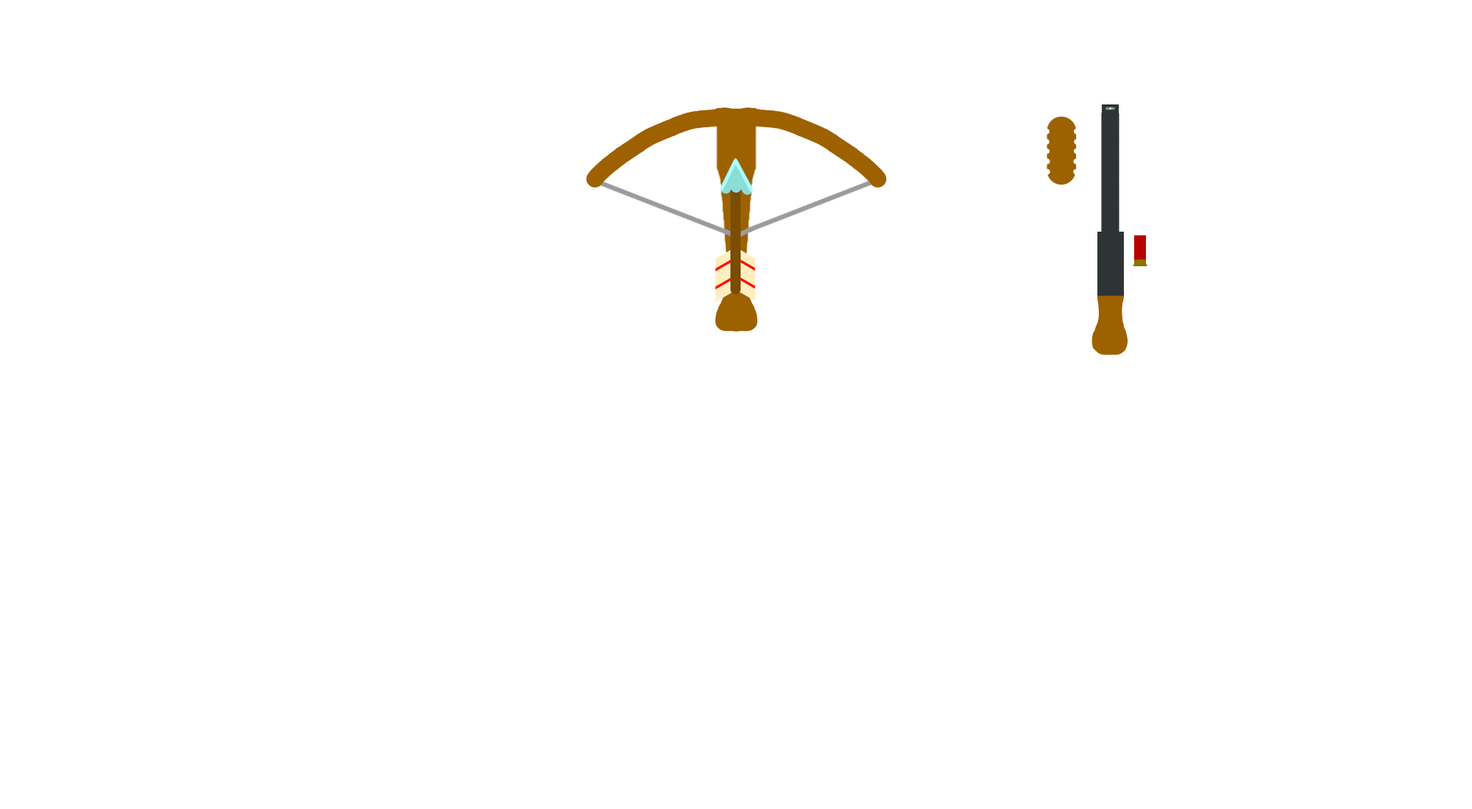
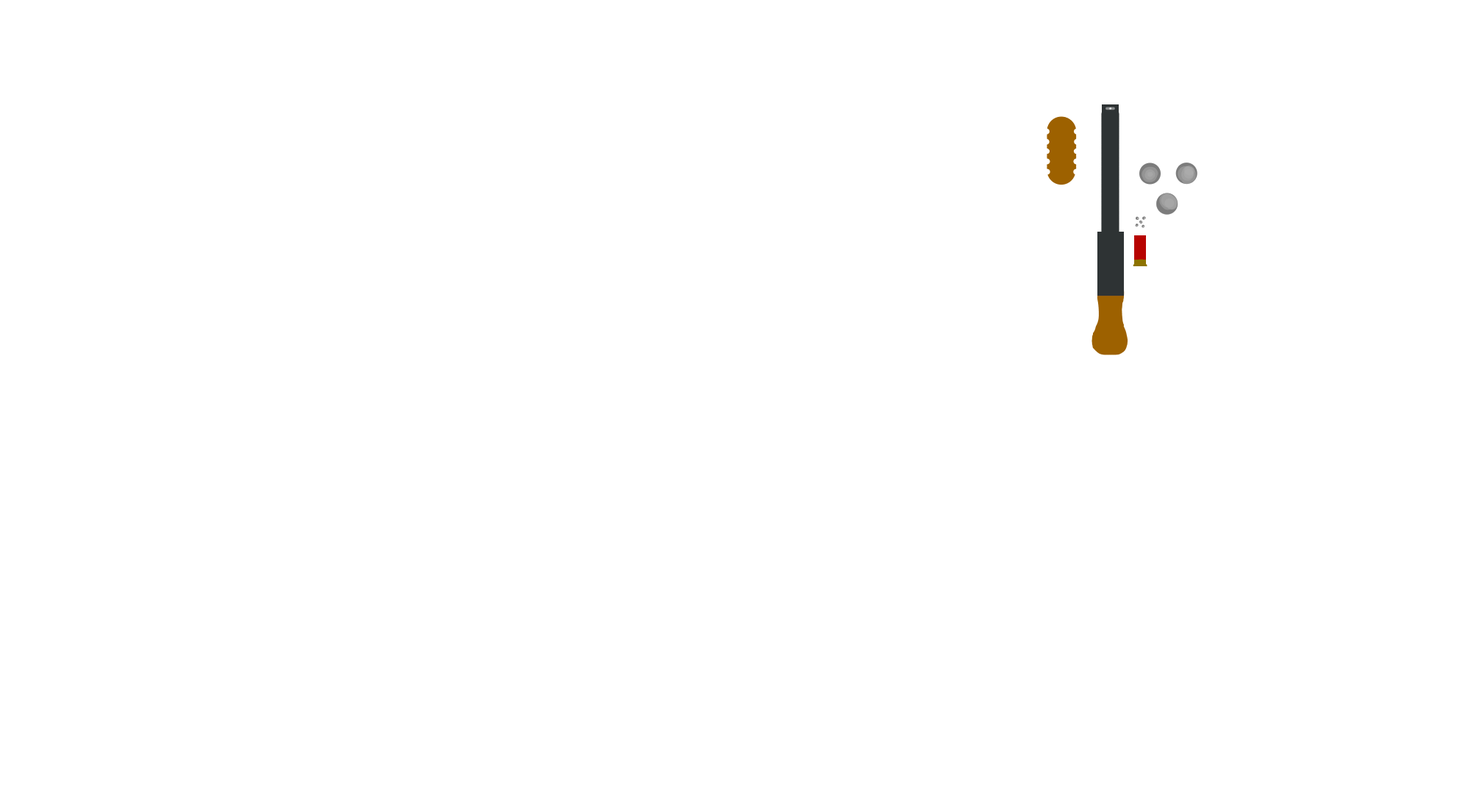
Layer changes from the first 1472px x 809px image to the second:
hid "Warstwa 2 Scalone" over [585, 107, 801, 332]
hid "Warstwa 10" over [585, 107, 887, 189]
hid "Warstwa 11(wklejone)", moved it above "Warstwa 20" over [585, 141, 887, 330]
added layer "Warstwa 20" above "Warstwa 17(wklejone)" over [1134, 162, 1198, 229]
hid "Kopia Warstwa 3" (1st of 2) over [585, 107, 1198, 332]
